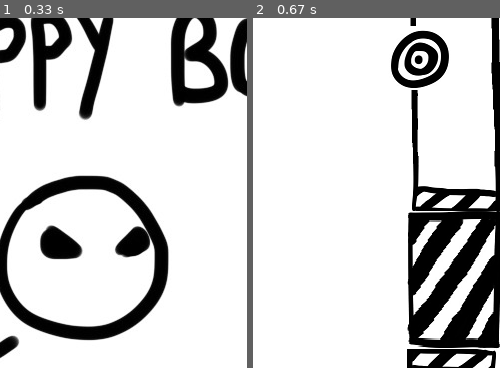
Above: before the commit, frames 1-2 (left to right).
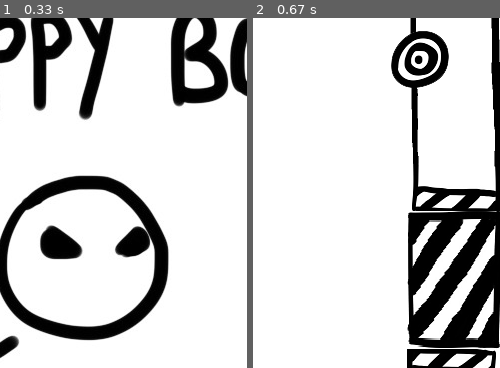
Above: after the commit, the same moments.

Repository: marx3512/FlappyBirdGame
Game: pygame game, started from Main.py
Two runs of this game, one before a commit and one after it. Both use one fixed random seed, a clock stepped at 60 frames per second and the inputs below.
Inputs (mouse positions are % of the whole screen's width and height, from its top left):
- Up to frame 1 (0.33 s): no input
- Up to frame 2 (0.67 s): click (47, 54) at 0.38 s
The pictures show only the part of the screen within x 32-82%, y 3-53%; the shares and areas given below are measured in that part.

Frame 1 is identical in both runs. In frame 2, 0.4% of the frame differs, in the area x 55-80%, y 2-21%.

Commit message:
Add moveset 3 for target

Diff:
--- a/flappyGame.py
+++ b/flappyGame.py
@@ -67,21 +67,21 @@
 
     if cond == 0:
         posTargetX -= 1
-    if cond == 1:
-        posTargetX -= 1
+    if cond == 1 or cond == 3:
+        if cond == 1:
+            posTargetX -= 1
         TimerResTarget -= 0.2
         if TimerResTarget <= 0:
             TargetYRandom = random.randint(100, 600)
             TargetYCalculation = (posTargetY - TargetYRandom)*(-1)
             targetRect.update(posTargetX, TargetYCalculation, 50, 60)
             TimerResTarget = 12
-    if cond == 2:
+    if cond == 2 or cond == 3:
         posTargetX -=1
         target = pygame.transform.scale(target, (30, 30))
         TargetYCalculation = (posTargetY - TargetYRandom)*(-1)
         screen.blit(target, (posTargetX + 20, TargetYCalculation + 50))
         targetRect.update(posTargetX + 20, TargetYCalculation + 50, 30, 30)
-
     while pygame.Rect.colliderect(targetRect, doorRect):
         TargetYRandom = random.randint(100, 600)
         TargetYCalculation = (posTargetY - TargetYRandom)*(-1)
@@ -101,7 +101,7 @@
     screen.blit(tubeDown, (posPipeX, posPipeY))
     screen.blit(tubeUp, (posPipeX, posPipeY - 700))
     screen.blit(door, (posDoorX, posPipeY - 132))
-    if cond != 2:
+    if cond != 2 and cond != 3:
         screen.blit(target, (posTargetX, (posTargetY - TargetYRandom)*(-1)))
     screen.blit(scoreScreen, (posTableScoreX, posTableScoreY))
 
Binary file changed: images/Target(ed).png
